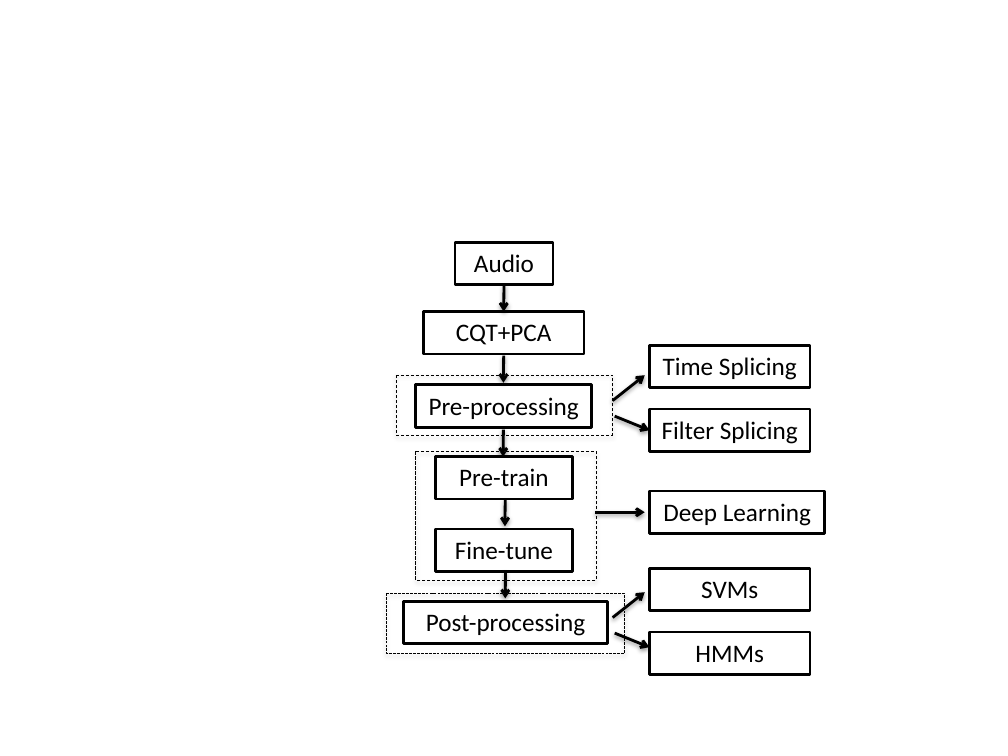
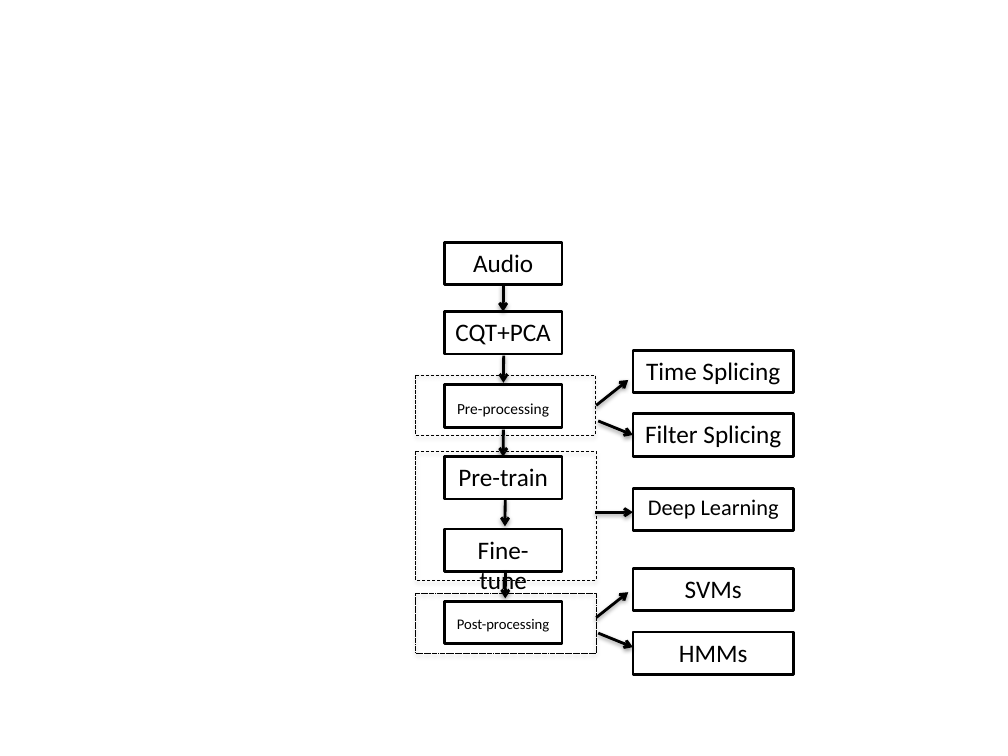
Before and after one commit to royzxq/Chord_Detection_Paper, a slide deck: slide 2 of figures.pptx. Drawn at 1008x756 pixels with LibreOffice and Linux fonts; fonts in the diff are those of the drawing. Boxes give left, top, right and bottom in pixels: in the first picture for what was removed or moved away, otherwise in the second. Text is boxed around its words. In the diff, an @@ line names an element or a change of style, - is before the commit and + after.

```diff
--- a/figures.pptx
+++ b/figures.pptx
@@ rectangle "Audio": place and size @@
-rectangle "Audio" at (455,242,552,284)
+rectangle "Audio" at (445,242,562,284)
@@ rectangle "CQT+PCA": place and size @@
-rectangle "CQT+PCA" at (423,311,584,354)
+rectangle "CQT+PCA" at (445,311,562,354)
@@ frame: place and size @@
-frame at (396,375,613,434)
+frame at (416,375,596,434)
@@ rectangle "Pre-processing": place and size @@
-rectangle "Pre-processing" at (416,385,592,427)
+rectangle "Pre-processing" at (445,385,562,427)
@@ rectangle "Pre-processing" at (445,385,562,427): size 18 to 11 pt; line spacing 1 to 1.5 @@
@@ 2 rectangles, 2 arrows: place and size @@
-2 rectangles, 2 arrows at (613,346,809,452)
+2 rectangles, 2 arrows at (596,350,793,457)
@@ rectangle "Pre-train": place and size @@
-rectangle "Pre-train" at (435,457,574,499)
+rectangle "Pre-train" at (445,457,562,499)
@@ rectangle "Deep Learning": place and size @@
-rectangle "Deep Learning" at (649,491,825,533)
+rectangle "Deep Learning" at (633,489,793,531)
@@ rectangle "Deep Learning" at (633,489,793,531): size 18 to 16 pt @@
@@ rectangle "Fine-tune": place and size @@
-rectangle "Fine-tune" at (435,529,574,572)
+rectangle "Fine-tune" at (445,529,562,572)
@@ arrow moved from (596, 512) - (645, 512) to (596, 512) - (633, 512) @@
@@ frame: place and size @@
-frame at (386,594,624,653)
+frame at (416,594,597,653)
@@ rectangle "Post-processing": place and size @@
-rectangle "Post-processing" at (404,602,608,644)
+rectangle "Post-processing" at (445,602,562,644)
@@ rectangle "Post-processing" at (445,602,562,644): size 18 to 10.5 pt; line spacing 1 to 1.5 @@
@@ 2 rectangles, 2 arrows: place and size @@
-2 rectangles, 2 arrows at (613,569,809,674)
+2 rectangles, 2 arrows at (596,569,793,674)
```
Also in this commit, not shown: 1 other slide changed, 6 other files.
